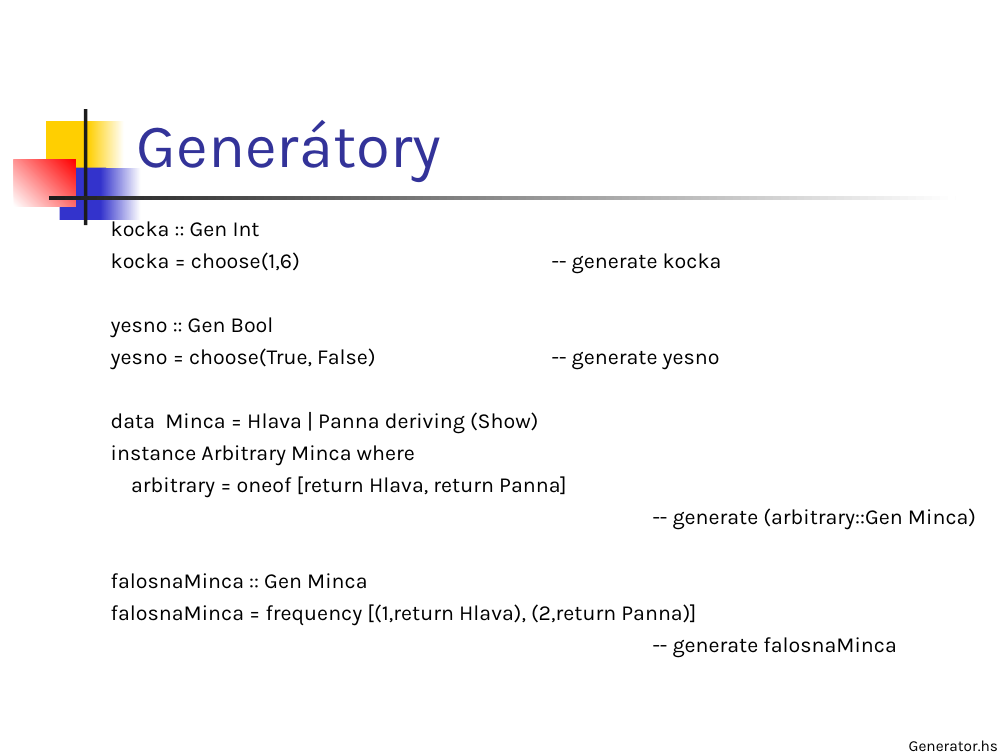
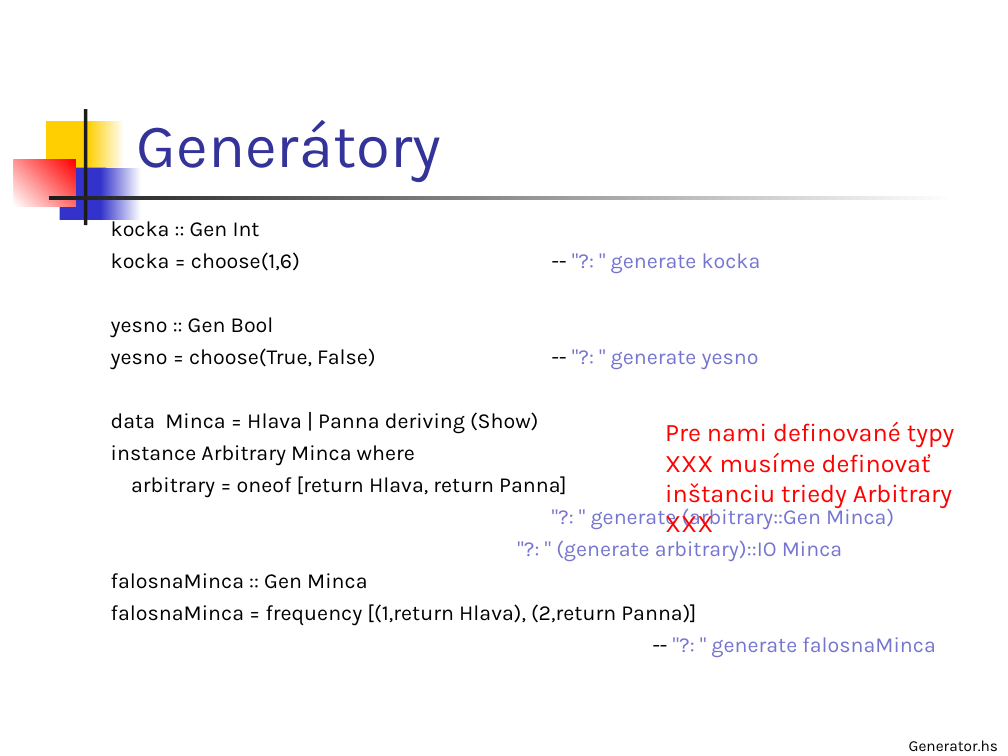
Before and after one commit to Funkcionalne/Prednasky, a slide deck: slide 20 of 02/02_fpro.ppt (slide 18 before the commit). Drawn at 1008x756 pixels with LibreOffice and Linux fonts; fonts in the diff are those of the drawing. Boxes give left, top, right and bottom in pixels: in the first picture for what was removed or moved away, otherwise in the second. Text is boxed around its words. In the diff, an @@ line names an element or a change of style, - is before the commit and + after.

```diff
--- a/02/02_fpro.ppt
+++ b/02/02_fpro.ppt
@@ text at box(111, 252, 761, 273): text changed @@
-kocka = choose(1,6) -- generate kocka
+kocka = choose(1,6) -- "?: " generate kocka
@@ text at box(111, 348, 759, 370): text changed @@
-yesno = choose(True, False) -- generate yesno
+yesno = choose(True, False) -- "?: " generate yesno
@@ text added at box(665, 422, 955, 532), 18 pt, text #FF0000 @@
+Pre nami definované typy XXX musíme definovať inštanciu triedy Arbitrary XXX
@@ text at box(556, 505, 894, 561): text changed; text colour #000000 to #7575D1 @@
--- generate (arbitrary::Gen Minca)
+"?: " generate (arbitrary::Gen Minca)
+"?: " (generate arbitrary)::IO Minca
@@ text at box(711, 637, 935, 657): text changed; text colour #000000 to #7575D1 @@
--- generate falosnaMinca
+-- "?: " generate falosnaMinca
```
Also in this commit, not shown: 7 other slides changed, 3 slides added, 7 other files.
